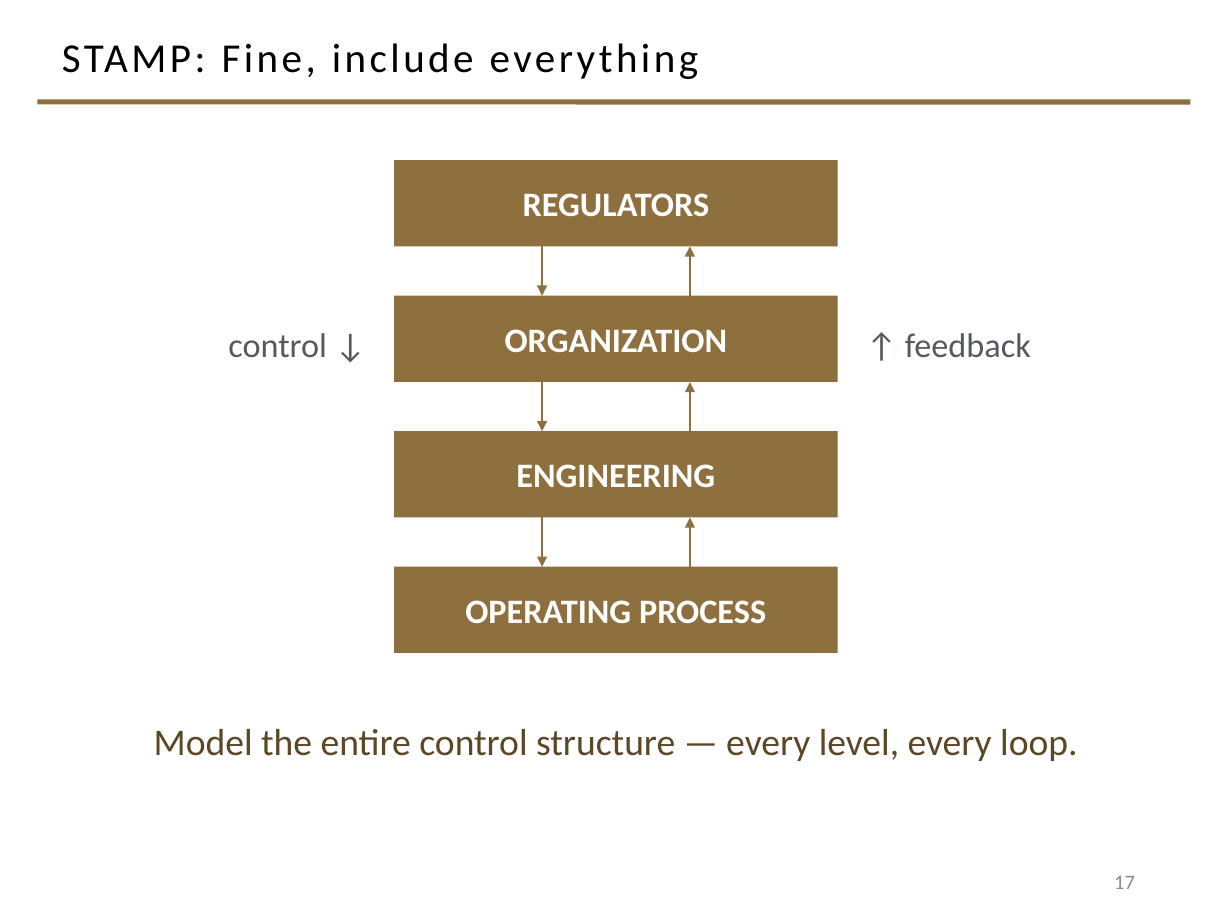
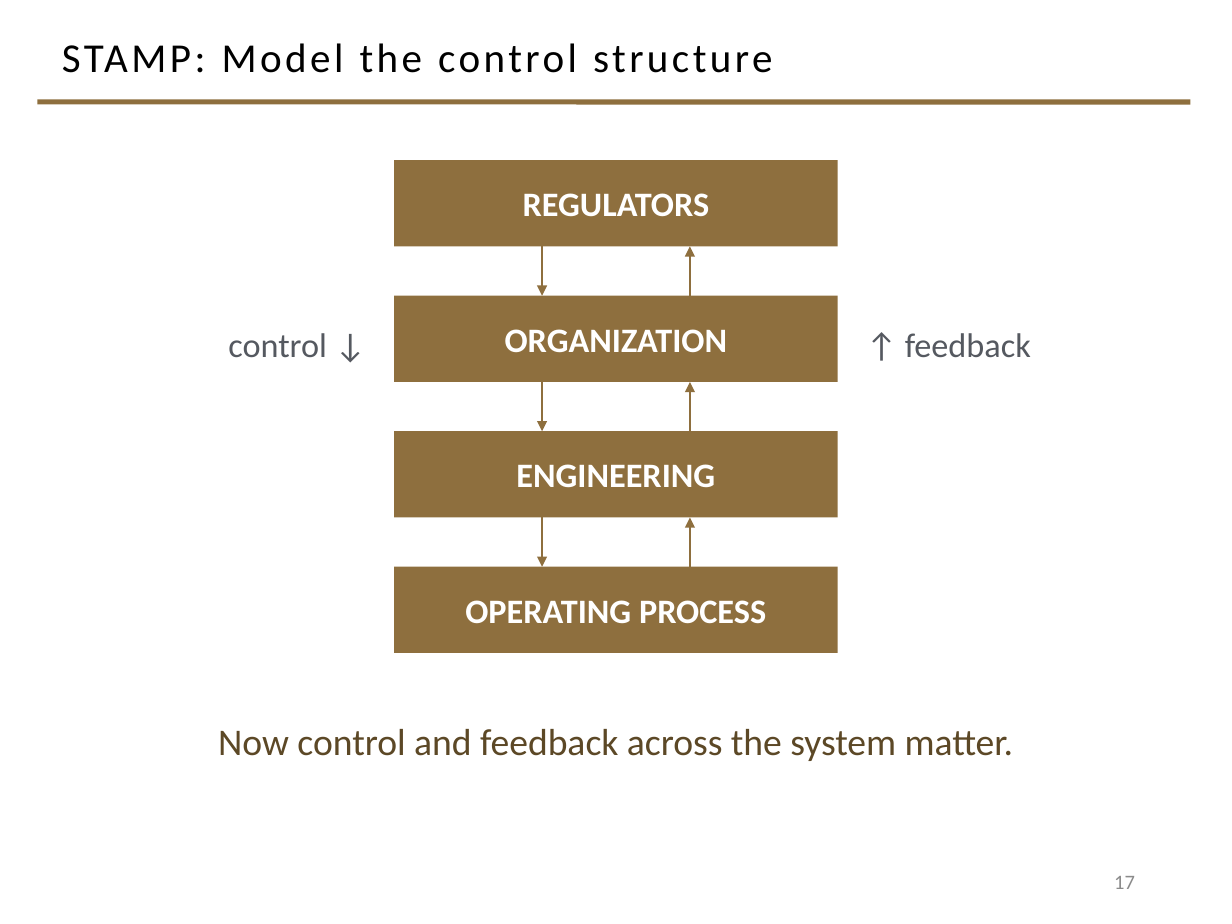
Before and after one commit to davisjam/model-based-agentic-software-engineering, a slide deck: slide 17 of course/lectures/act-2-delegation-and-control/04-failure-aware-engineering/2-4-Failure-Aware-Engineering.pptx. Drawn at 1232x924 pixels with LibreOffice and Linux fonts; fonts in the diff are those of the drawing; background and template pictures are left out. Boxes give left, top, right and bottom in pixels: in the first picture for what was removed or moved away, otherwise in the second. Text is boxed around its words. In the diff, an @@ line names an element or a change of style, - is before the commit and + after.

```diff
--- a/course/lectures/act-2-delegation-and-control/04-failure-aware-engineering/2-4-Failure-Aware-Engineering.pptx
+++ b/course/lectures/act-2-delegation-and-control/04-failure-aware-engineering/2-4-Failure-Aware-Engineering.pptx
@@ title at (62,43,772,73): text changed @@
-STAMP: Fine, include everything
+STAMP: Model the control structure
@@ text at (218,729,1014,761): text changed @@
-Model the entire control structure — every level, every loop.
+Now control and feedback across the system matter.
```
Also in this commit, not shown: 5 other slides changed.
